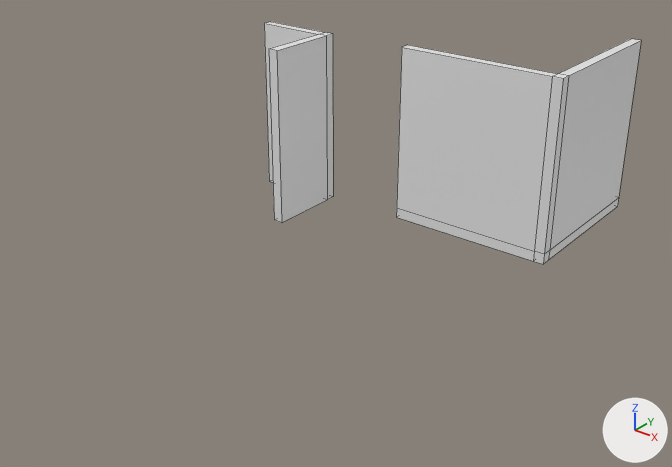
A saved change to the Blender file Assets/Meshes/Corner.blend.
Both versions are drawn from a 50 mm lens placed at (7.89, -17.25, 9.42), pointed at (-3.31, -3.25, 0.74). Lighting does not change. The marker at lower right points along +X, +Y and +Z. Mesh edges are drawn as thin lines.

Objects in the first picture: 'LOD_A_Corner', 'LOD_A_Corner_inside'.
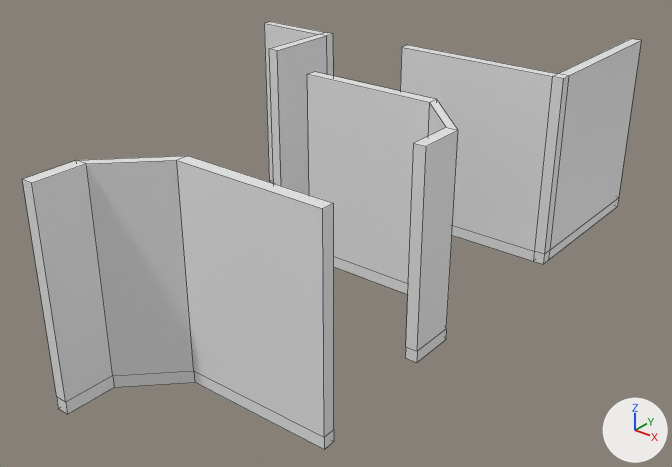
Location of each change, (x1, y1, x2, y2) in pixels of the pictures (672 x 467 px):
'LOD_A_Rounded_Corner_L', shown
    after: (22, 156, 334, 449)
'LOD_A_Rounded_Corner_R', shown
    after: (307, 72, 458, 363)

What the commit changed:
Object 'LOD_A_Rounded_Corner_L' (ob_lod_a_rounded_corner_l) is now shown.
Object 'LOD_A_Rounded_Corner_R' (ob_lod_a_rounded_corner_r) is now shown.
